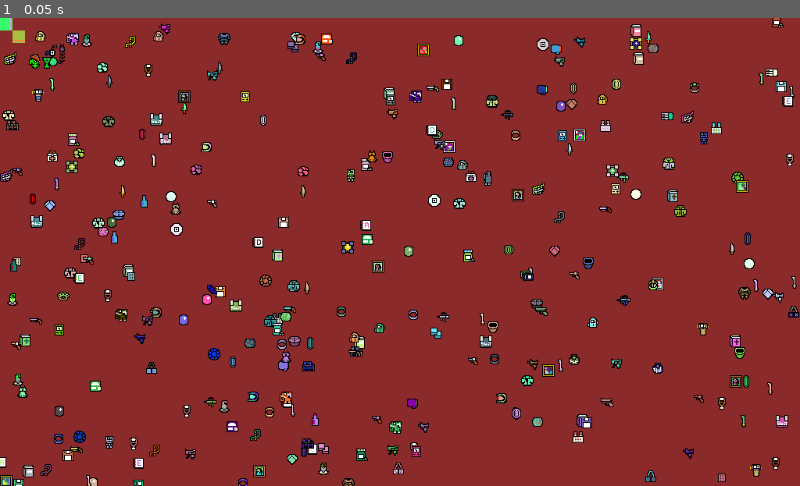
Above: before the commit, frame 1.
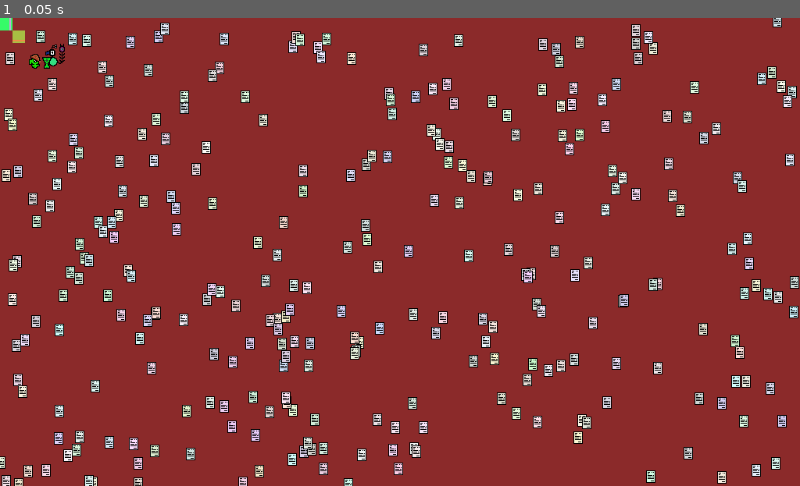
Above: after the commit, the same moment.

Repository: medmaster0/RogueCiv
Game: Godot game, scene res://DEBUGSCRATCHPAD.tscn
The game is run twice, just before and just after one commit, with the same random seed, the same clock (stepped at 60 frames per second) and the same inputs. This scene is started directly instead of the project's main scene.
Inputs:
- Up to frame 1 (0.05 s): no input

The runs differ from the first frame. In frame 1, 9.6% of the frame differs, in the area x 0-100%, y 0-100%.

Commit message:
added more battle hunt items

Diff:
--- a/Scenes/BattleHuntItem.gd
+++ b/Scenes/BattleHuntItem.gd
@@ -74,8 +74,10 @@
 # 66 - WARGUN SS
 # 67 - WOOD DOLL
 
-
-
+# MISC
+# 68 - BRIEFCASE
+# 69 - LICENSE
+# 70 - CONTRACT
 
 
 
@@ -327,6 +329,15 @@
 
 var woodDoolPrim = preload("res://Tiles//battle_hunt//wood_dollPrim.png")
 var woodDoolSeco = preload("res://Tiles//battle_hunt//wood_dollSeco.png")
+
+var briefcasePrim = preload("res://Tiles//battle_hunt//briefcasePrim.png")
+var briefcaseSeco = preload("res://Tiles//battle_hunt//briefcaseSeco.png")
+var briefcaseTert = preload("res://Tiles//battle_hunt//briefcaseTert.png")
+
+var licensePrim = preload("res://Tiles//battle_hunt//licensePrim.png")
+var licenseSeco = preload("res://Tiles//battle_hunt//licenseSeco.png")
+
+var contractPrim = preload("res://Tiles//battle_hunt//contractPrim.png")
 
 #Class Variables
 var primColor
@@ -347,7 +358,7 @@
 	#Pick random tile_index (set here for debug purposesssss)
 	tile_index = randi()%68
 	#tile_index = 27 + randi()%3
-	#tile_index = 67
+	tile_index = 70
 	setTile(tile_index)
 
 	pass # Replace with function body.
@@ -1379,6 +1390,52 @@
 			quadColor = Color(1,1,1)
 			quinColor = Color(1,1,1)
 			sextColor = Color(1,1,1)
+		##############   MISC
+		68:
+			#BRIEFCASE
+			item_name = "briefcase"
+			$Prim.texture = briefcasePrim
+			$Seco.texture = briefcaseSeco
+			$Tert.texture = briefcaseTert
+			$Quad.texture = null
+			$Quin.texture = null
+			$Sext.texture = null
+			secoColor = MedAlgo.generate_brown()
+			primColor = MedAlgo.color_shift(secoColor,0.17)
+			tertColor = MedAlgo.generate_darkenable_color(0.7)
+			quadColor = Color(1,1,1)
+			quinColor = Color(1,1,1)
+			sextColor = Color(1,1,1)
+		69:
+			#LICENSE
+			item_name = "license"
+			$Prim.texture = licensePrim
+			$Seco.texture = licenseSeco
+			$Tert.texture = null
+			$Quad.texture = null
+			$Quin.texture = null
+			$Sext.texture = null
+			primColor = MedAlgo.generate_pastel()
+			secoColor = MedAlgo.generate_darkenable_color(0.4)
+			tertColor = Color(1,1,1)
+			quadColor = Color(1,1,1)
+			quinColor = Color(1,1,1)
+			sextColor = Color(1,1,1)
+		70:
+			#CONTRACT
+			item_name = "contract"
+			$Prim.texture = contractPrim
+			$Seco.texture = null
+			$Tert.texture = null
+			$Quad.texture = null
+			$Quin.texture = null
+			$Sext.texture = null
+			primColor = MedAlgo.generate_pastel()
+			secoColor = Color(1,1,1)
+			tertColor = Color(1,1,1)
+			quadColor = Color(1,1,1)
+			quinColor = Color(1,1,1)
+			sextColor = Color(1,1,1)
 
 	#Update Colors...
 	$Prim.modulate = primColor
Binary file added: Tiles/battle_hunt/briefcasePrim.png
Not shown, added: Tiles/battle_hunt/briefcasePrim.png.import
Binary file added: Tiles/battle_hunt/briefcaseSeco.png
Not shown, added: Tiles/battle_hunt/briefcaseSeco.png.import
Binary file added: Tiles/battle_hunt/briefcaseTert.png
Not shown, added: Tiles/battle_hunt/briefcaseTert.png.import
Binary file added: Tiles/battle_hunt/contractPrim.png
Not shown, added: Tiles/battle_hunt/contractPrim.png.import
Binary file added: Tiles/battle_hunt/licensePrim.png
Not shown, added: Tiles/battle_hunt/licensePrim.png.import
Binary file added: Tiles/battle_hunt/licenseSeco.png
Not shown, added: Tiles/battle_hunt/licenseSeco.png.import
